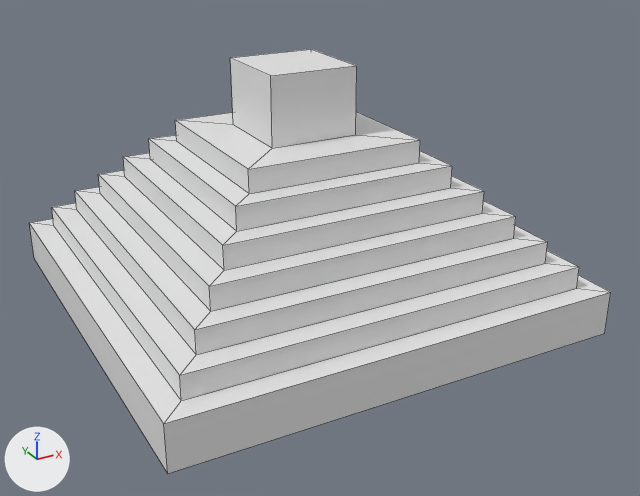
The Blender file Pyramid.blend as it was, and as the next commit left it.
Before and after are seen from a camera (50 mm lens) standing at (-17.2, -33.8, 17.9) and looking at (0.3, -1.8, 2.0). The axes (+X, +Y, +Z) are drawn at lower left. The lights are the same throughout. Mesh edges are drawn as thin lines.
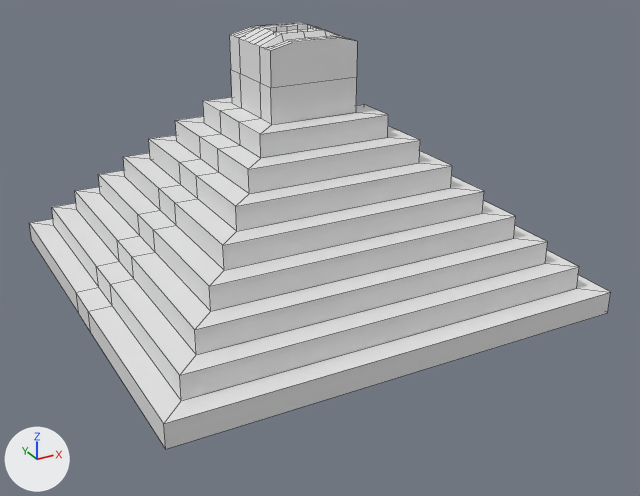
Commit message: Edited pyramid.

Location of each change, [x1, y1, x2, y2] in pixels of the pictures (640 x 496 px):
'Cube', reshaped: before [29, 49, 611, 473]; after [29, 23, 611, 449]
part 1 of me_cube_002, built on: before [29, 49, 419, 473]; after [29, 23, 610, 449]

What changed in the scene script:
```text
Change me_cube_002:
    used by ob_cube; location = (0.0, 0.0, 0.0)
    remove me_cube_002.from_pydata(...)  # 64 vertices, 62 faces; spans x -10.0..10.0, y -10.0..10.0, z -1.0..10.0
    add me_cube_002.from_pydata(...)  # 276 vertices, 260 faces; spans x -10.0..10.0, y -10.0..10.0, z 0.0..11.4
    me_cube_002 part 1: 8 vertices moved from x -10.0..10.0, y -10.0..10.0, z -1.0..7.0 to x -10.0..10.0, y -10.0..10.0, z 0.0..7.0; 4 vertices removed from x -2.0..2.0, y -2.0..2.0, z 10.0; 216 vertices added at x -10.0..10.0, y -3.0..3.0, z 0.0..11.4
```
